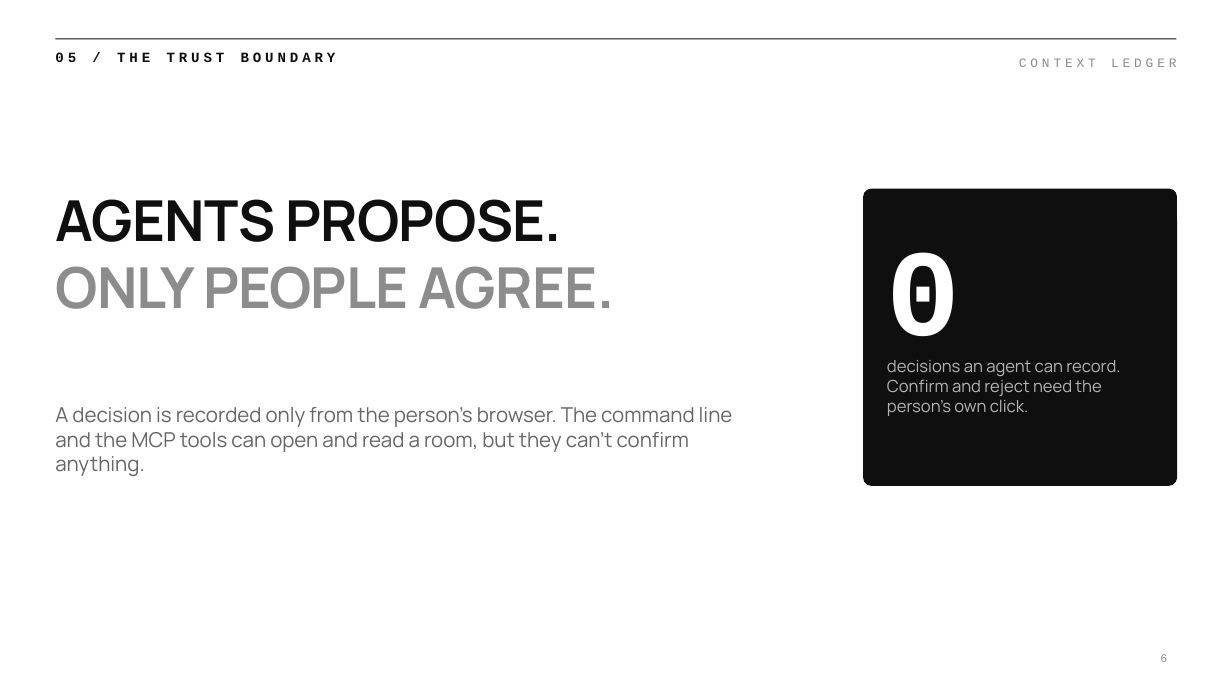
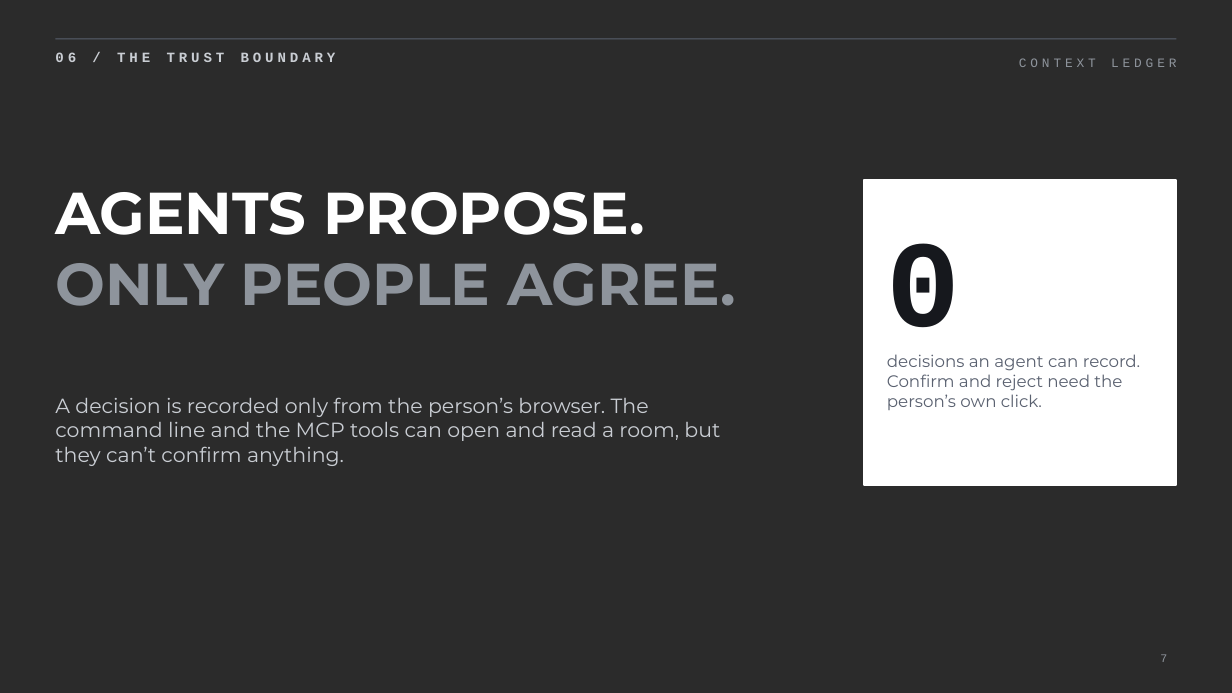
Before and after one commit to PricePepel/context-ledger, a slide deck: slide 7 of docs/context-ledger-deck.pptx (slide 6 before the commit). Drawn at 1232x693 pixels with LibreOffice and Linux fonts; fonts in the diff are those of the drawing; background and template pictures are left out; a plain dark background stands for a picture behind light text. Boxes give left, top, right and bottom in pixels: in the first picture for what was removed or moved away, otherwise in the second. Text is boxed around its words. In the diff, an @@ line names an element or a change of style, - is before the commit and + after.

```diff
--- a/docs/context-ledger-deck.pptx
+++ b/docs/context-ledger-deck.pptx
@@ background #FFFFFF to picture (left out) @@
@@ text at bbox=[55, 52, 336, 62]: text changed; text colour #0F0F0F to #C9CDD3 @@
-05 / THE TRUST BOUNDARY
+06 / THE TRUST BOUNDARY
@@ line (55, 39) - (1177, 39): stroke #0F0F0F 0.75 pt to #5A6170 0.75 pt @@
@@ text "CONTEXT LEDGER" at bbox=[1019, 58, 1176, 67]: text colour #8C8C8C to #8E949C @@
@@ text "AGENTS PROPOSE." at bbox=[55, 192, 736, 306]: size 44 to 46 pt, font Manrope to Montserrat, letter spacing -0.5 to 0 pt; text colour #0F0F0F to #FFFFFF in "AGENTS PROPOSE."; text colour #8C8C8C to #8E949C in "ONLY PEOPLE AGREE." @@
@@ rounded rectangle removed at bbox=[864, 189, 1177, 485] @@
@@ rectangle added at bbox=[864, 180, 1177, 485], fill #FFFFFF, outline #FFFFFF 1.25 pt @@
@@ 3 texts: place and size @@
-3 texts at bbox=[55, 199, 961, 476]
+3 texts at bbox=[55, 192, 961, 466]
@@ text "0" at bbox=[887, 243, 961, 359]: text colour #FFFFFF to #16181D @@
@@ text "decisions an agent can record. ..." at bbox=[887, 354, 1140, 410]: font Manrope to Montserrat, text colour #B3B3B3 to #5A6170 @@
@@ text "A decision is recorded only ..." at bbox=[55, 397, 720, 466]: font Manrope to Montserrat, text colour #666666 to #C9CDD3 @@
@@ page number at bbox=[1160, 654, 1167, 662]: text changed; text colour #8C8C8C to #8E949C @@
-6
+7
```
Also in this commit, not shown: 11 other slides changed, 2 slides added, 1 other file.
